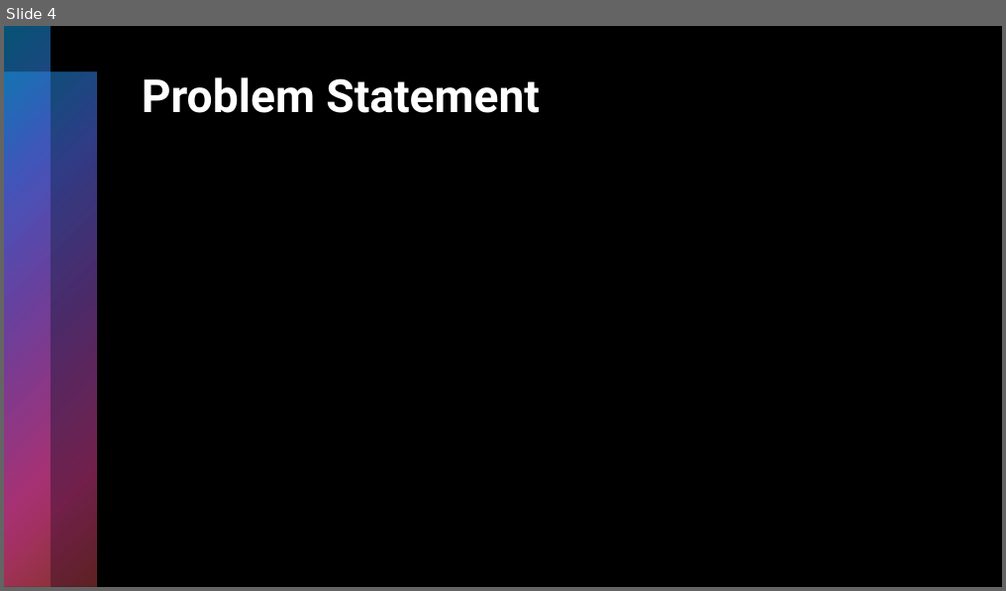
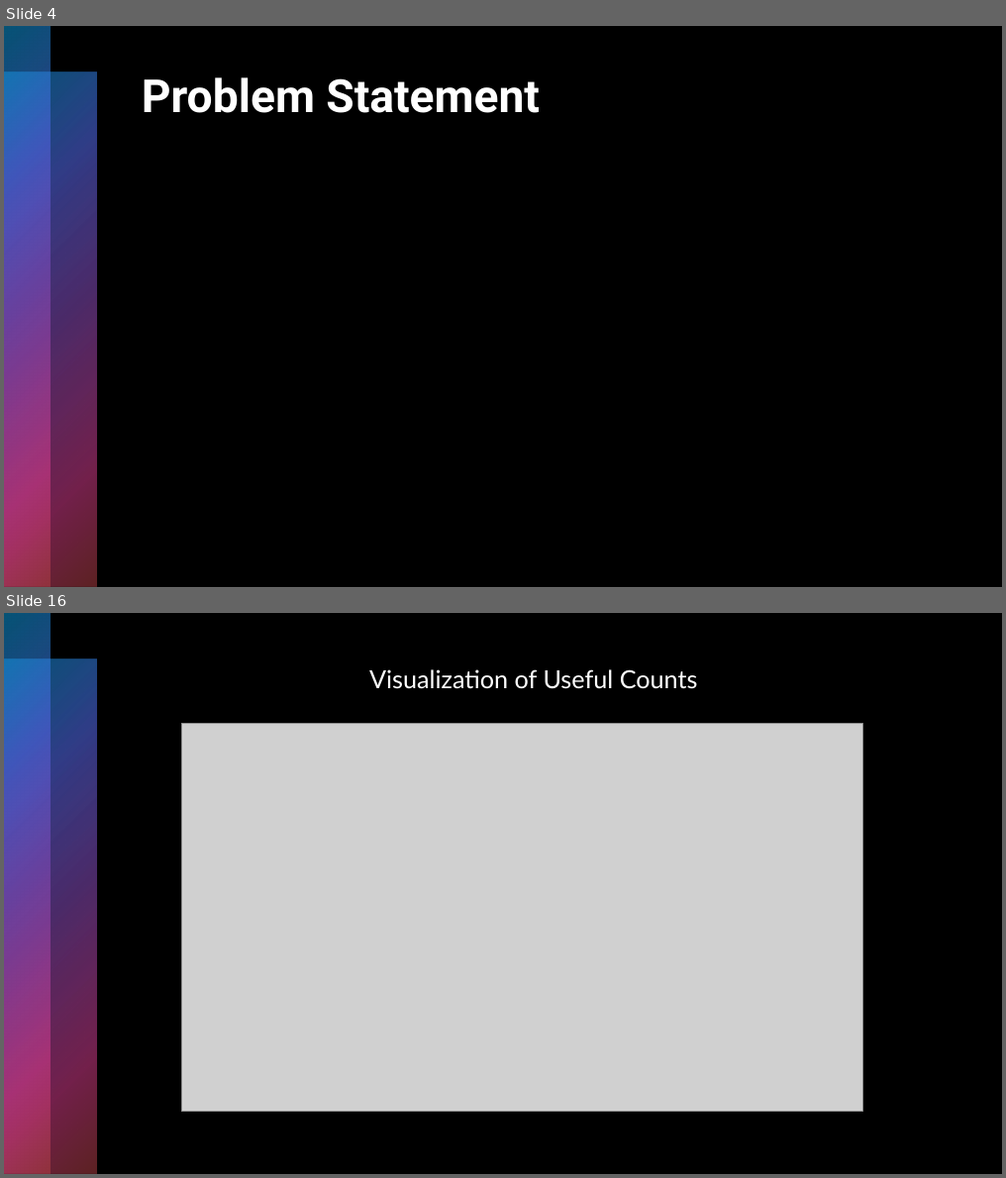
Before and after one commit to Shritej24c/drug_review_NLP, a slide deck: Plots/Drug Review.pptx. Shown one above the other, each under a label of ours: slide 4 before the commit, slides 4 and 16 after it; the slides between them are not shown. The pictures are 1006x591 and 1006x1178 pixels, drawn with LibreOffice and Linux fonts; fonts in the diff are those of the drawing; grey boxes stand for pictures. Boxes give left, top, right and bottom in pixels: in the first picture for what was removed or moved away, otherwise in the second. Text is boxed around its words. In the diff, an @@ line names an element or a change of style, - is before the commit and + after.

```diff
--- a/Plots/Drug Review.pptx
+++ b/Plots/Drug Review.pptx
@@ slide 16 added at (4, 613, 1002, 1174), background #000000; not listed: 2 template elements that a slide beside it also shows @@
@@ text added at (369, 669, 698, 689), 24 pt, text #FFFFFF @@
+Visualization of Useful Counts
@@ picture added at (181, 723, 862, 1112) @@
```
Also in this commit, not shown: 1 slide changed, 16 other slides added, 1 slide removed, 3 other files.
